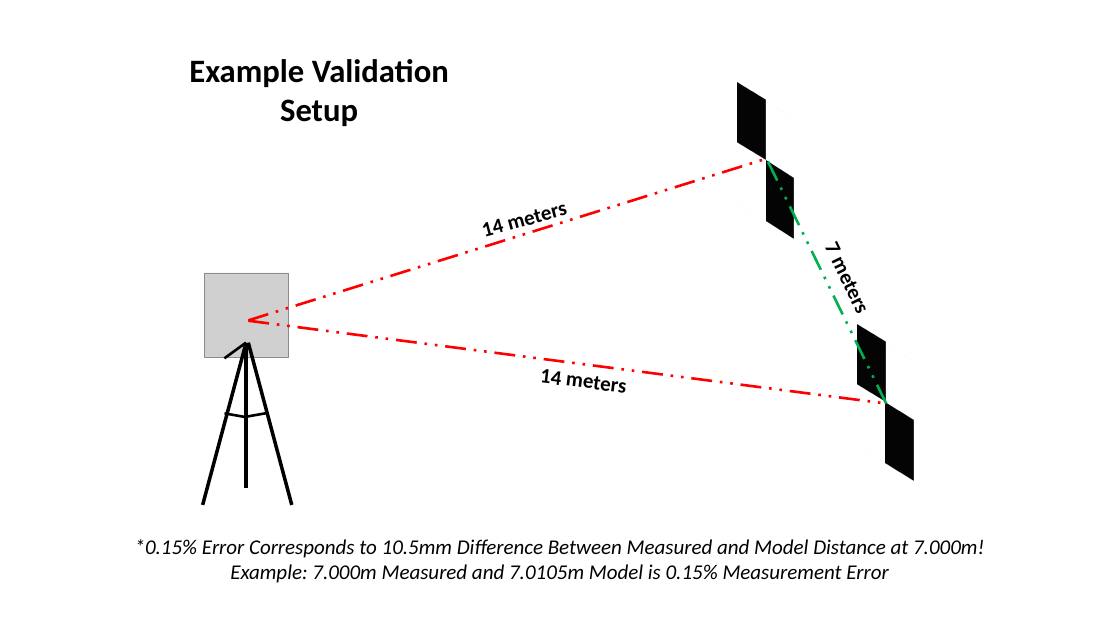
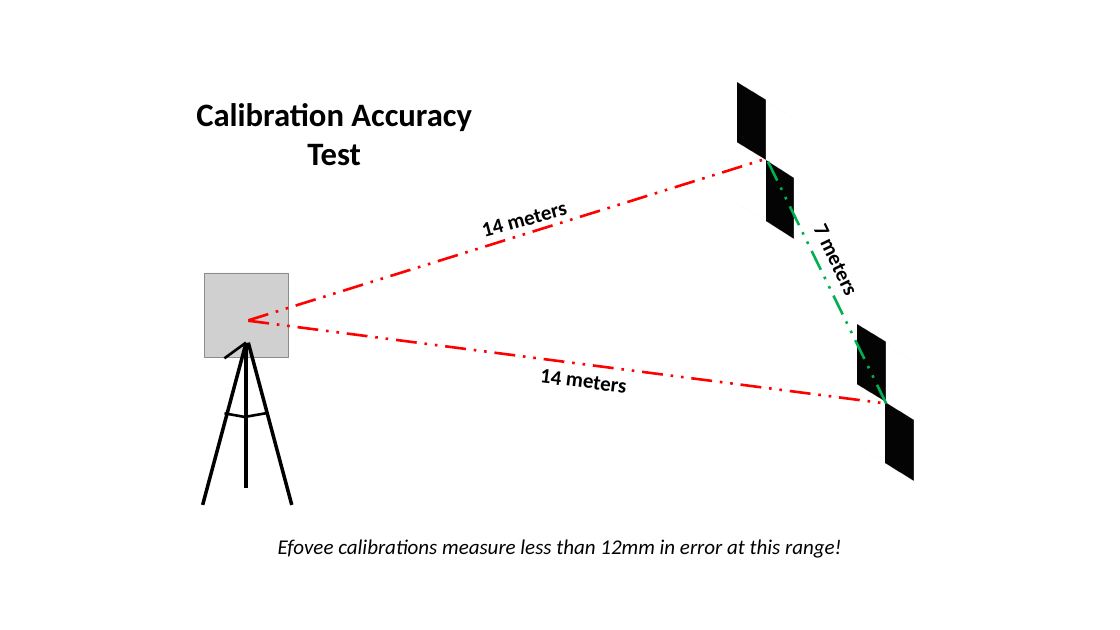
Before and after one commit to Kwintonium/efovee, a slide deck: slide 4 of images/designs.pptx. Drawn at 1120x630 pixels with LibreOffice and Linux fonts; fonts in the diff are those of the drawing; grey boxes stand for pictures. Boxes give left, top, right and bottom in pixels: in the first picture for what was removed or moved away, otherwise in the second. Text is boxed around its words. In the diff, an @@ line names an element or a change of style, - is before the commit and + after.

```diff
--- a/images/designs.pptx
+++ b/images/designs.pptx
@@ text at box(196, 103, 472, 166): text changed @@
-Example Validation Setup
+Calibration Accuracy Test
@@ text "7 meters": place and size @@
-text "7 meters" at box(819, 248, 845, 250)
+text "7 meters" at box(807, 230, 833, 232)
@@ text at box(278, 539, 841, 558): text changed @@
-*0.15% Error Corresponds to 10.5mm Difference Between Measured and Model Distance at 7.000m!
-Example: 7.000m Measured and 7.0105m Model is 0.15% Measurement Error
+Efovee calibrations measure less than 12mm in error at this range!
```
Also in this commit, not shown: 1 other slide changed, 32 other files.
